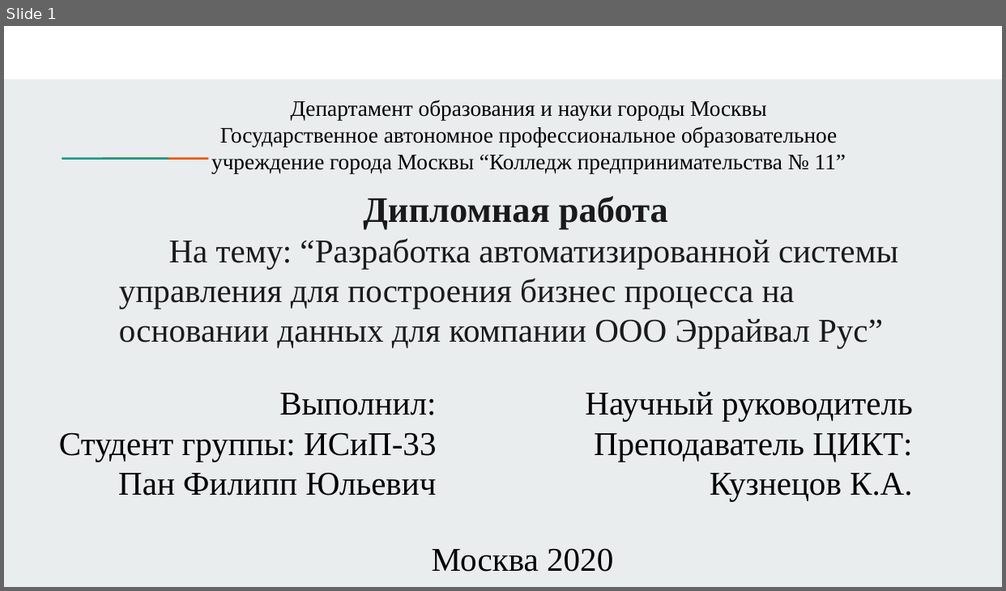
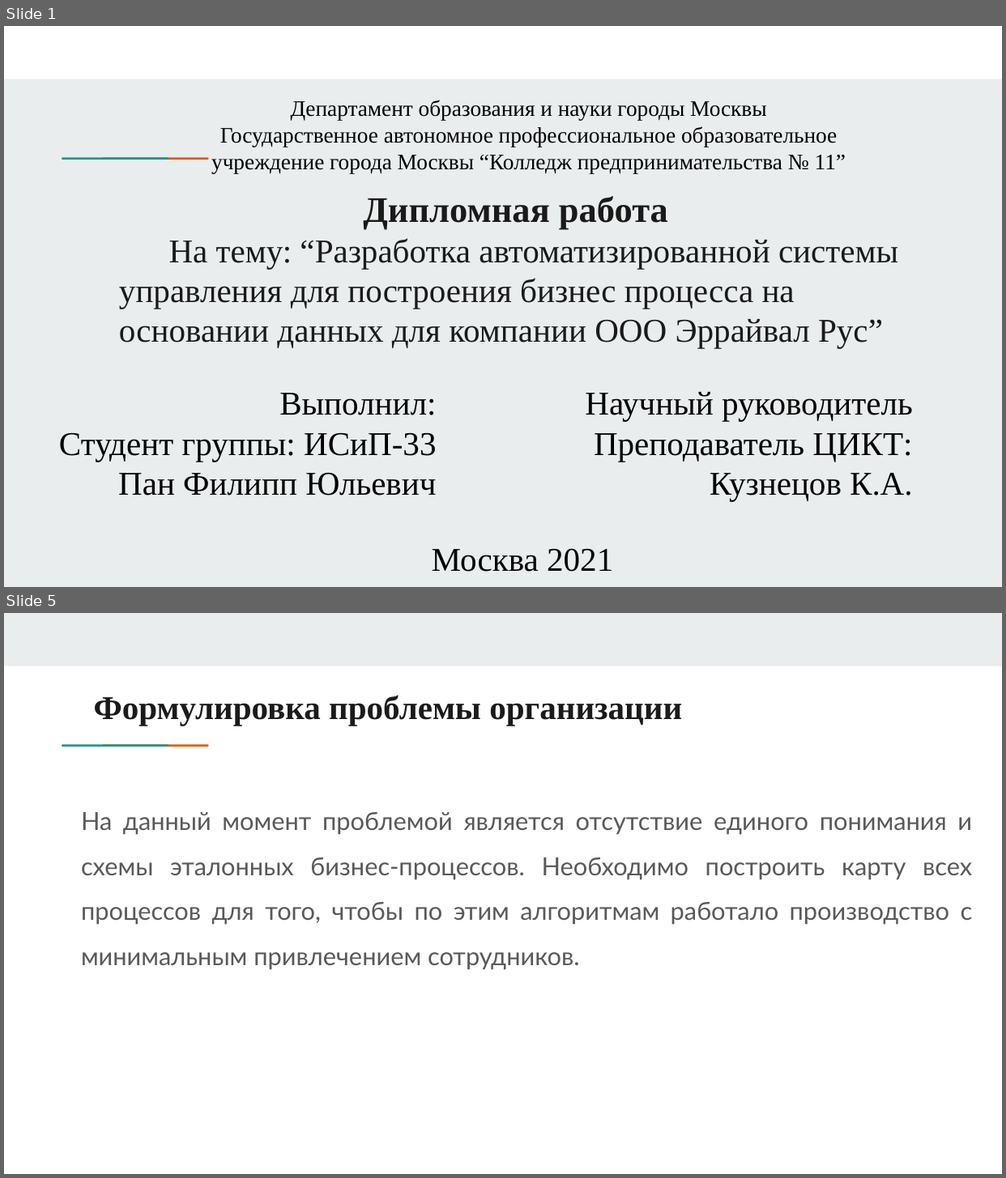
Before and after one commit to PhilippPan/DiplomaKP11, a slide deck: Презентация дипломной работы.pptx. Shown one above the other, each under a label of ours: slide 1 before the commit, slides 1 and 5 after it; the slides between them are not shown. The pictures are 1006x591 and 1006x1178 pixels, drawn with LibreOffice and Linux fonts; fonts in the diff are those of the drawing. Boxes give left, top, right and bottom in pixels: in the first picture for what was removed or moved away, otherwise in the second. Text is boxed around its words. In the diff, an @@ line names an element or a change of style, - is before the commit and + after.

```diff
--- a/Презентация дипломной работы.pptx
+++ b/Презентация дипломной работы.pptx
@@ slide 5 added at box(4, 613, 1002, 1174), background #FFFFFF; not listed: 2 template elements that a slide beside it also shows @@
@@ rectangle added at box(4, 613, 1002, 666), fill #E9EDEE @@
@@ title added at box(94, 695, 682, 726), 24 pt, text #1A1A1A, bold @@
+Формулировка проблемы организации
@@ text added at box(81, 812, 973, 970), 18 pt, text #595959 @@
+На данный момент проблемой является отсутствие единого понимания и схемы эталонных бизнес-процессов. Необходимо построить карту всех процессов для того, чтобы по этим алгоритмам работало производство с минимальным привлечением сотрудников.
@@ slide 1 changed as well @@
@@ subtitle at box(432, 548, 613, 572): text changed @@
-Москва 2020
+Москва 2021
```
Also in this commit, not shown: 2 other slides changed, 7 other slides added, 5 slides removed, 1 other file.
